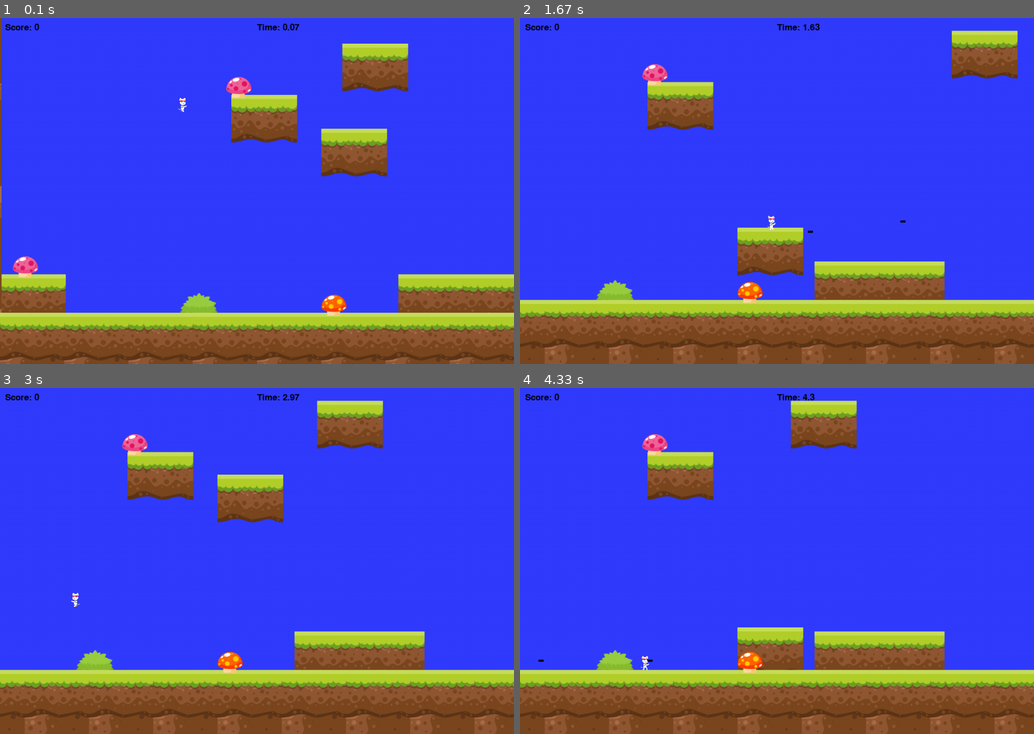
Above: before the commit, frames 1-4 (two rows, left to right).
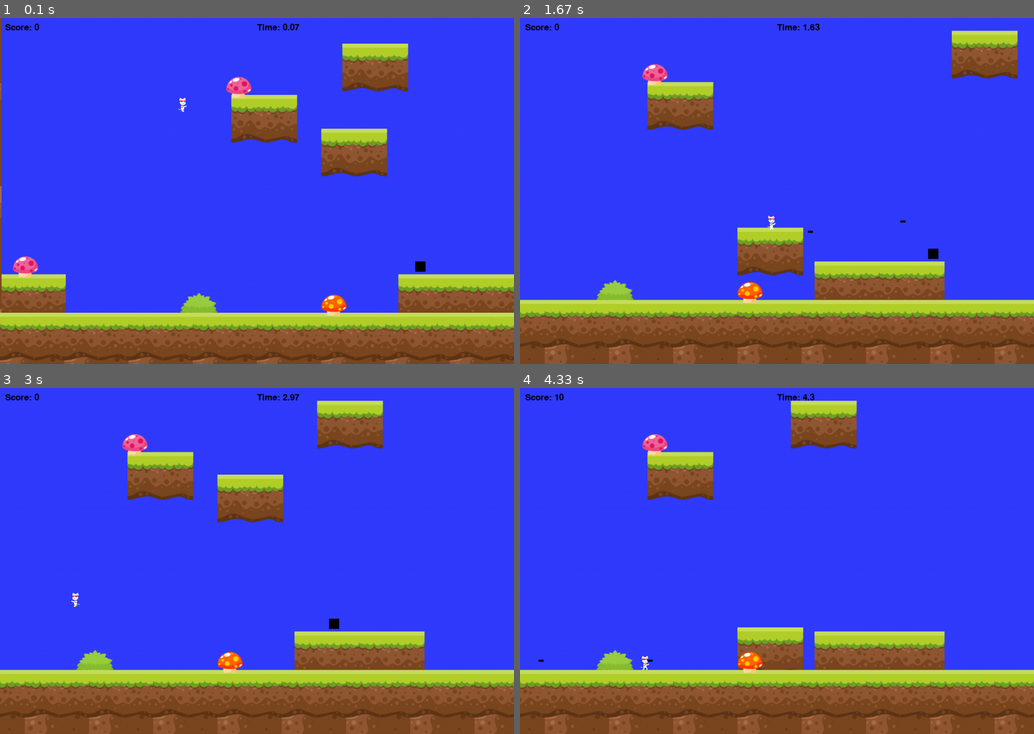
Above: after the commit, the same moments.

Repository: hone1er/Python_platformer
Game: pygame game, started from Pygame/platformer/platformer.py
Two runs of this game, one before a commit and one after it. Both use one fixed random seed, a clock stepped at 60 frames per second and the inputs below.
Inputs:
- Up to frame 1 (0.1 s): no input
- Up to frame 2 (1.67 s): hold Right 0.33-0.8 s; hold Up 0.83-1.13 s; tap Space at 0.9, 1.23, 1.53 s; hold Right 1.17-1.63 s
- Up to frame 3 (3 s): hold Left 1.67-2.2 s; tap Space at 1.73, 2.03, 2.3, 2.6, 2.73 s; hold Left 2.23-2.63 s; hold Up from 2.67 s (still down)
- Up to frame 4 (4.33 s): release Up at 3.03 s; hold Right 3.07-3.7 s; tap Space at 3.13, 3.43, 3.8, 4.1, 4.3 s; hold Left 3.73-4.2 s; hold Right from 4.23 s (still down)

The runs differ from the first frame. In frame 1, less than 0.1% of the frame differs, in the area x 80-83%, y 70-74%; in frame 2, less than 0.1%, in the area x 79-82%, y 66-70%; in frame 3, less than 0.1%; in frame 4, less than 0.1%.

Commit message:
more level work

Diff:
--- a/Pygame/platformer/levels.py
+++ b/Pygame/platformer/levels.py
@@ -167,6 +167,12 @@
 
         self.level_limit = -4000
 
+        # cronies list....[startX, Y, width, height, endX]
+        #####################################################################################
+        cronies = [
+            [800, 475, 20, 20, 1000],
+            [1400, 150, 20, 20, 1575]]
+
         # Array with type of platform, and x, y location of the platform.
         center_tiles = [
             [125, 70, 0, 500],
@@ -178,7 +184,58 @@
 
             [125, 70, 1350, 175],
             [125, 70, 1475, 175],
+
+            [125, 70, 1950, -400],
+            [125, 70, 2075, -400],
+            [125, 70, 2200, -400],
+
+            [125, 70, 2350, -500],
+            [125, 70, 2475, -500],
+            [125, 70, 2600, -500],
+
+            [125, 70, 2750, -400],
+            [125, 70, 2875, -400],
+            [125, 70, 3000, -400],
+            [125, 70, 3125, -400],
+            [125, 70, 3250, -400],
+            [125, 70, 3375, -400],
+
+            [125, 70, 3500, -200],
+            [125, 70, 3625, -200],
+            [125, 70, 3750, -200],
+            [125, 70, 3875, -200],
+            [125, 70, 4000, -200],
+            [125, 70, 4125, -200],
+
+            [125, 70, 1700, 440],
+            [125, 70, 1825, 440],
+            [125, 70, 1950, 440],
+            [125, 70, 2075, 340],
+            [125, 70, 2200, 340],
+            [125, 70, 2325, 340],
+            [125, 70, 2450, 440],
+            [125, 70, 2575, 440],
+            [125, 70, 2700, 440],
+
         ]
+
+        columns = [
+            [125, 70, 1700, 500],
+            [125, 70, 1825, 500],
+            [125, 70, 1950, 500],
+            [125, 70, 2075, 400],
+            [125, 70, 2200, 400],
+            [125, 70, 2325, 400],
+            [125, 70, 2075, 500],
+            [125, 70, 2200, 500],
+            [125, 70, 2325, 500],
+            [125, 70, 2450, 500],
+            [125, 70, 2575, 500],
+            [125, 70, 2700, 500],
+            ]
+
+        for column in columns:
+            Level.add_scenery(column, pygame.image.load('png/Tiles/8.png'), self.platform_scene, Platform)
 
         # Moving Platforms
 #####################################################################################
@@ -187,7 +244,6 @@
             [125, 70, 625, 625, 0, 500, 200, 3.5],
             [125, 70, 650, 1050, 3.5, 50, 50, 0],
             [125, 70, 1700, 1700, 0, 175, -400, 4],
-
             ]
 
         # Wall at start of level
@@ -207,6 +263,7 @@
                     [125, 70, -125, 0],
                     [125, 70, -125, -200],
                     ]
+
         ground_tiles = [[125,30,x*125,575] for x in range(abs(self.level_limit//45))]
         floor_tile = [[125, 70, x*125, 625] for x in range(len(ground_tiles))]
 
@@ -244,8 +301,6 @@
                 image = pygame.image.load(image)
                 Level.add_scenery(tile, image, self.platform_scene, Platform)
 
-        for scene in scenery:
-            print(scene)
         #### wall at start of levels and ground tiles
         wall_dict = {
                 pygame.image.load('png/Tiles/10.png'): end_tile_1,
@@ -273,8 +328,8 @@
                 # Add collectables
         for collectable in collectable_dict:
             Level.add_item(collectable_dict[collectable], collectable, self.collectable_list, Mushroom)
-
-
+        # add enemies
+        Level.add_enemy(cronies, self.enemy_list)
 
 
 # Create platforms for the level
